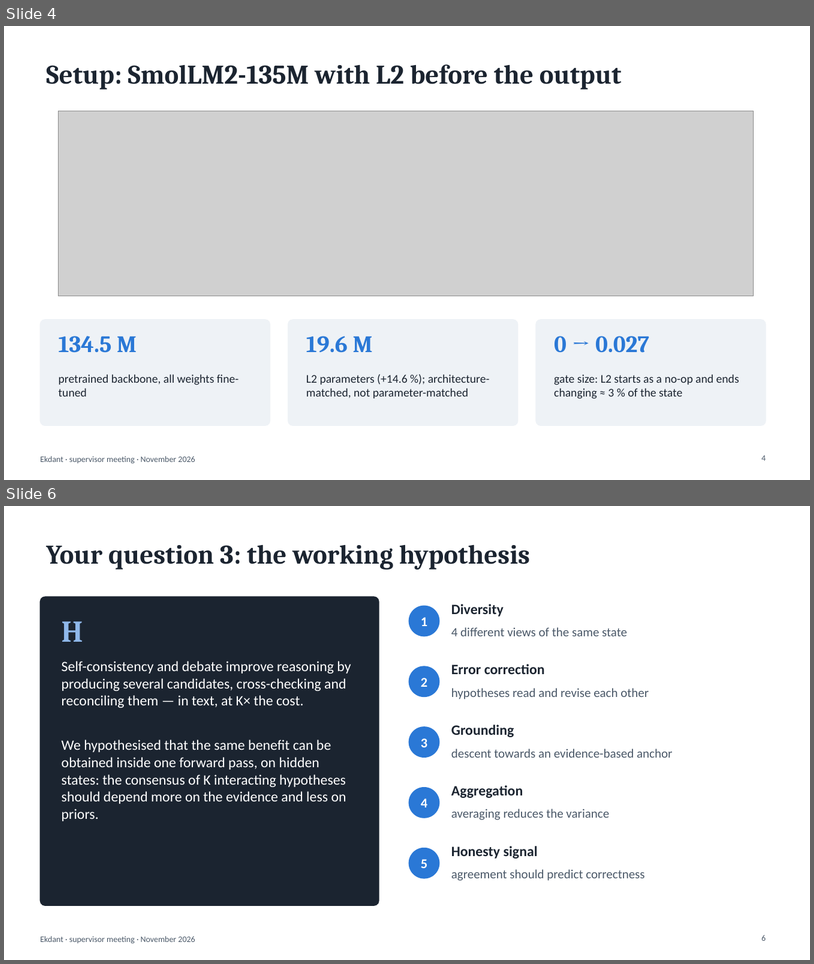
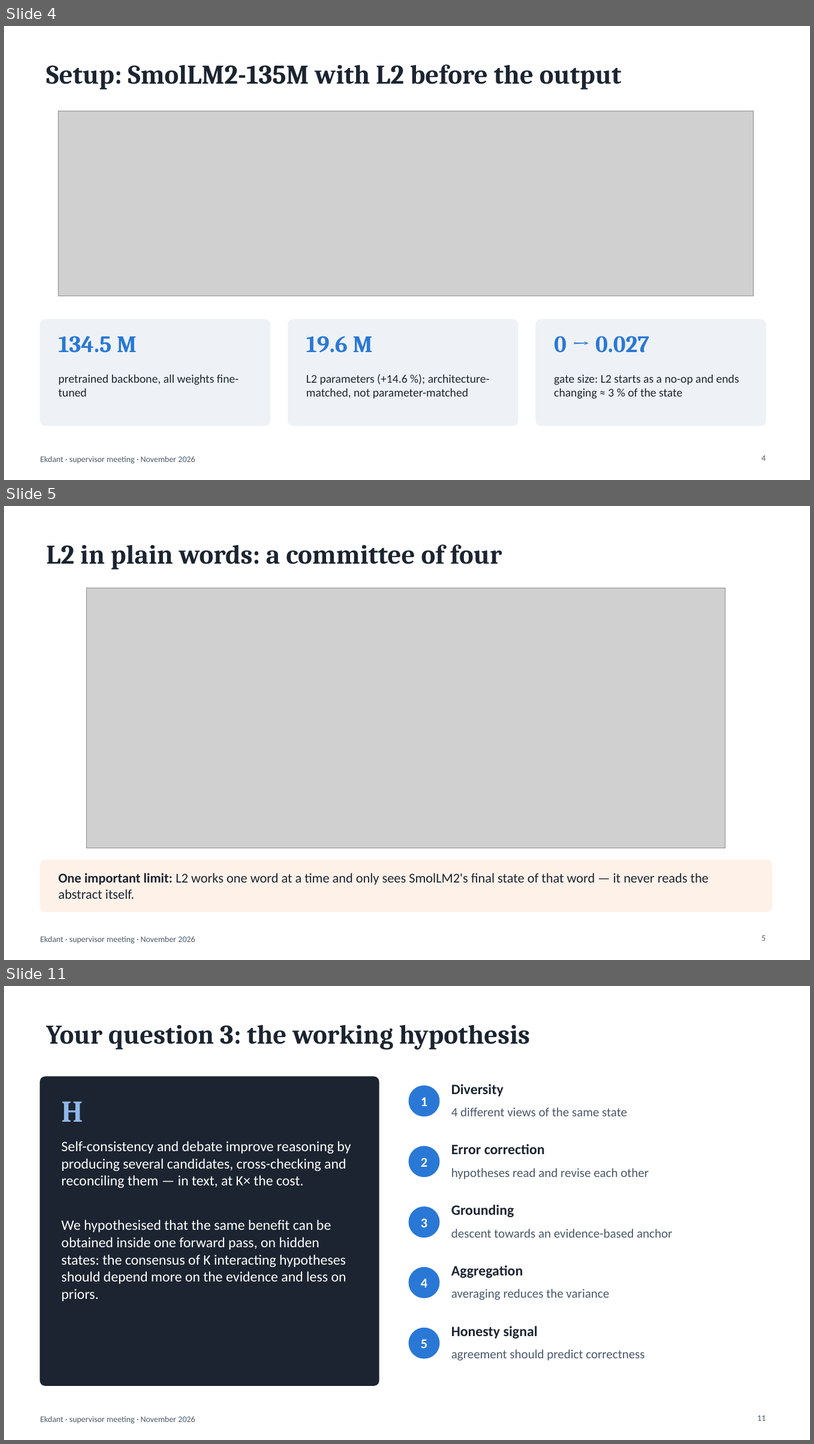
Before and after one commit to N0t-Harshil/Ekdant-LLM, a slide deck: 08-Thesis/report/Ekdant_Supervisor_Meeting.pptx. Shown one above the other, each under a label of ours: slides 4 and 6 before the commit, slides 4, 5 and 11 after it; the slides between them are not shown. The pictures are 814x964 and 814x1444 pixels, drawn with LibreOffice and Linux fonts; fonts in the diff are those of the drawing; grey boxes stand for pictures. Boxes give left, top, right and bottom in pixels: in the first picture for what was removed or moved away, otherwise in the second. Text is boxed around its words. In the diff, an @@ line names an element or a change of style, - is before the commit and + after.

```diff
--- a/08-Thesis/report/Ekdant_Supervisor_Meeting.pptx
+++ b/08-Thesis/report/Ekdant_Supervisor_Meeting.pptx
@@ slide 5 added at [4, 506, 810, 960], background #FFFFFF; not listed: 1 template element that a slide beside it also shows @@
@@ title added at [46, 544, 502, 570], 32 pt, text #1B2430, bold @@
+L2 in plain words: a committee of four
@@ picture added at [87, 588, 726, 848] @@
@@ rounded rectangle added at [40, 860, 772, 912], fill #FDF1E8, outline #FDF1E8 1 pt @@
@@ text added at [59, 873, 709, 898], 16 pt, text #1B2430 @@
+One important limit: L2 works one word at a time and only sees SmolLM2's final state of that word — it never reads the abstract itself.
@@ page number added at [762, 935, 766, 940], 10 pt, text #4A5868 @@
+5
@@ what was slide 6 is now slide 11 @@
@@ page number at [758, 1415, 766, 1420]: text changed @@
-6
+11
```
Also in this commit, not shown: 7 slides changed, 6 other slides added, 4 other files.
